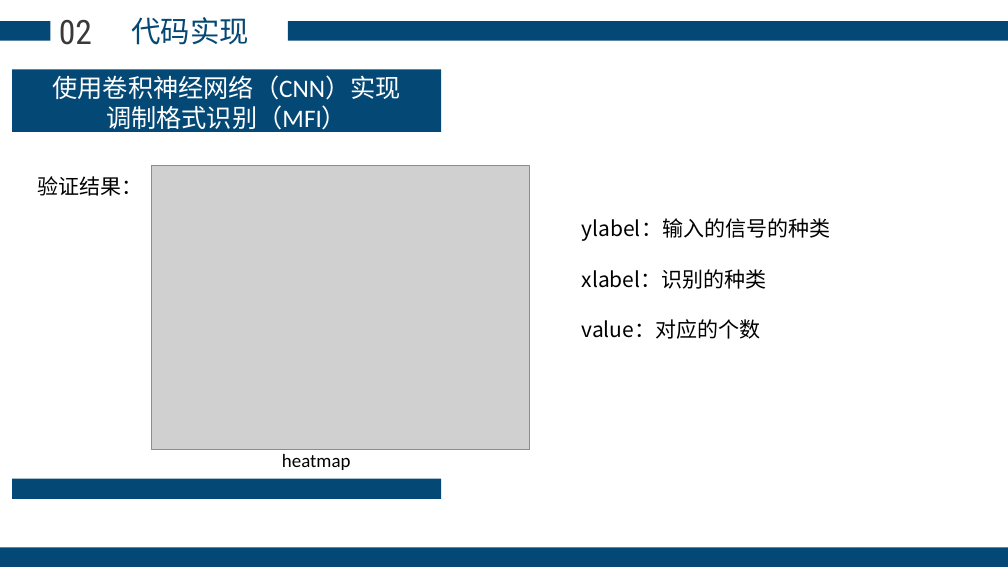
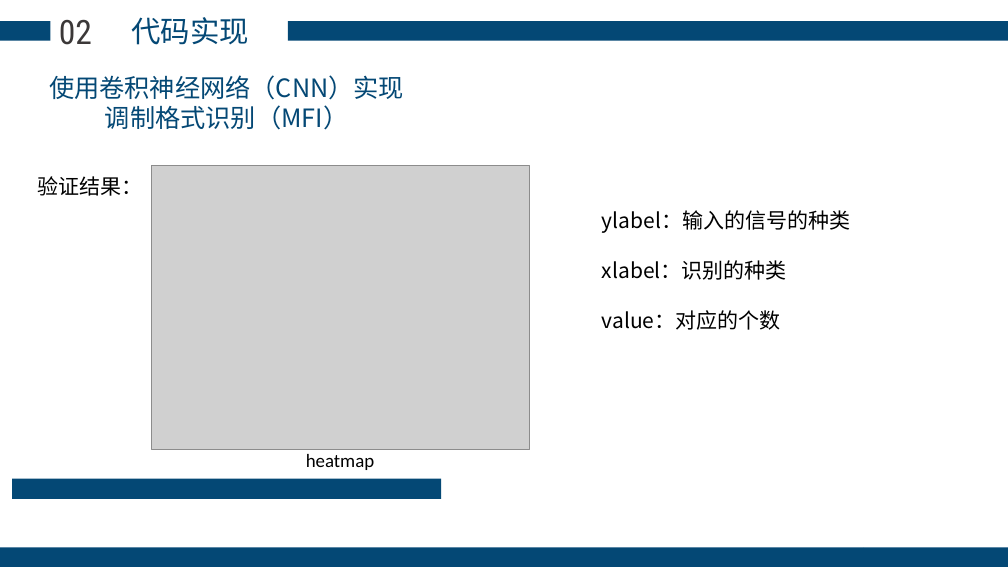
Before and after one commit to Eric-Ma-7/Modulation-Format-Classification, a slide deck: slide 8 of 展示.pptx (slide 11 before the commit). Drawn at 1008x567 pixels with LibreOffice and Linux fonts; fonts in the diff are those of the drawing; grey boxes stand for pictures; background and template pictures are left out. Boxes give left, top, right and bottom in pixels: in the first picture for what was removed or moved away, otherwise in the second. Text is boxed around its words. In the diff, an @@ line names an element or a change of style, - is before the commit and + after.

```diff
--- a/展示.pptx
+++ b/展示.pptx
@@ rectangle removed at (12, 70, 442, 132) @@
@@ text "使用卷积神经网络（CNN）实现" at (49, 75, 404, 130): font Calibri to Noto Sans CJK SC, text colour #FFFFFF to #044875 @@
@@ text "ylabel：输入的信号的种类": place and size @@
-text "ylabel：输入的信号的种类" at (582, 218, 831, 339)
+text "ylabel：输入的信号的种类" at (602, 210, 851, 330)
@@ text "heatmap": place and size @@
-text "heatmap" at (282, 454, 351, 470)
+text "heatmap" at (306, 454, 375, 470)
```
Also in this commit, not shown: 4 other slides changed, 3 slides removed.
